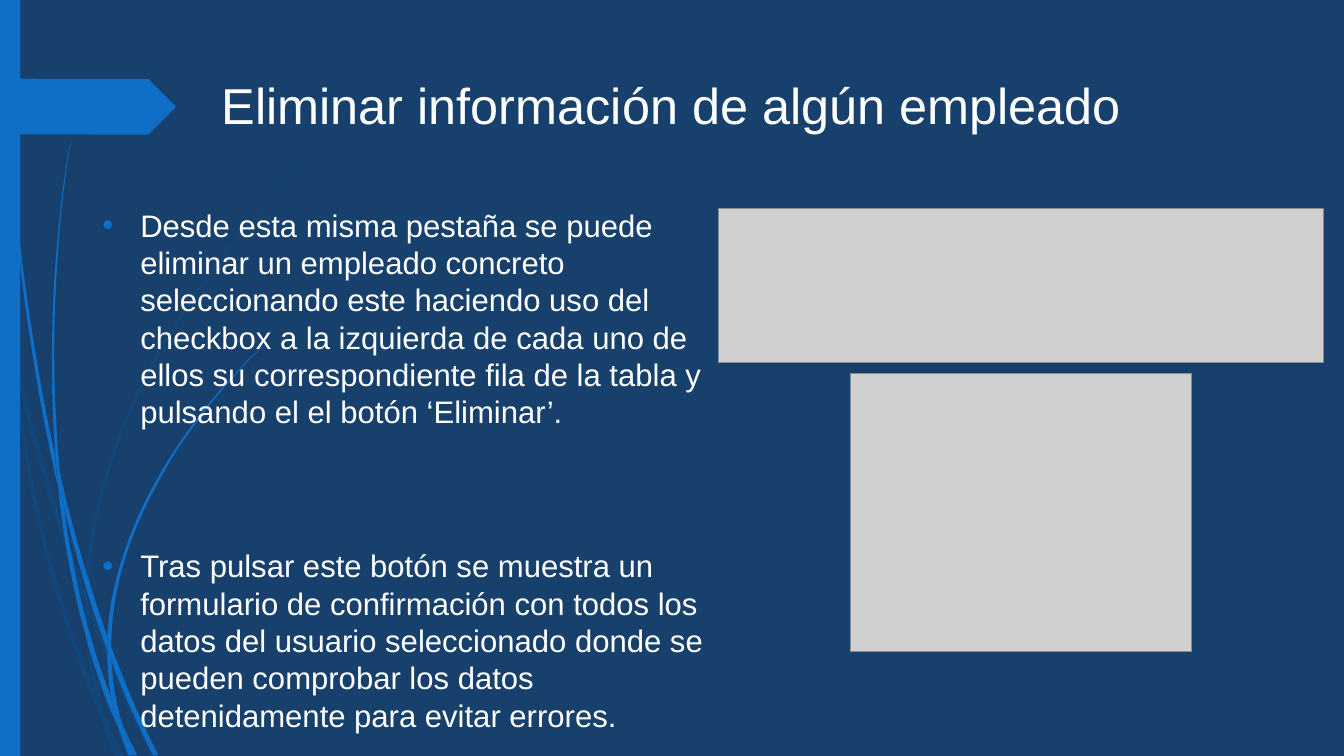
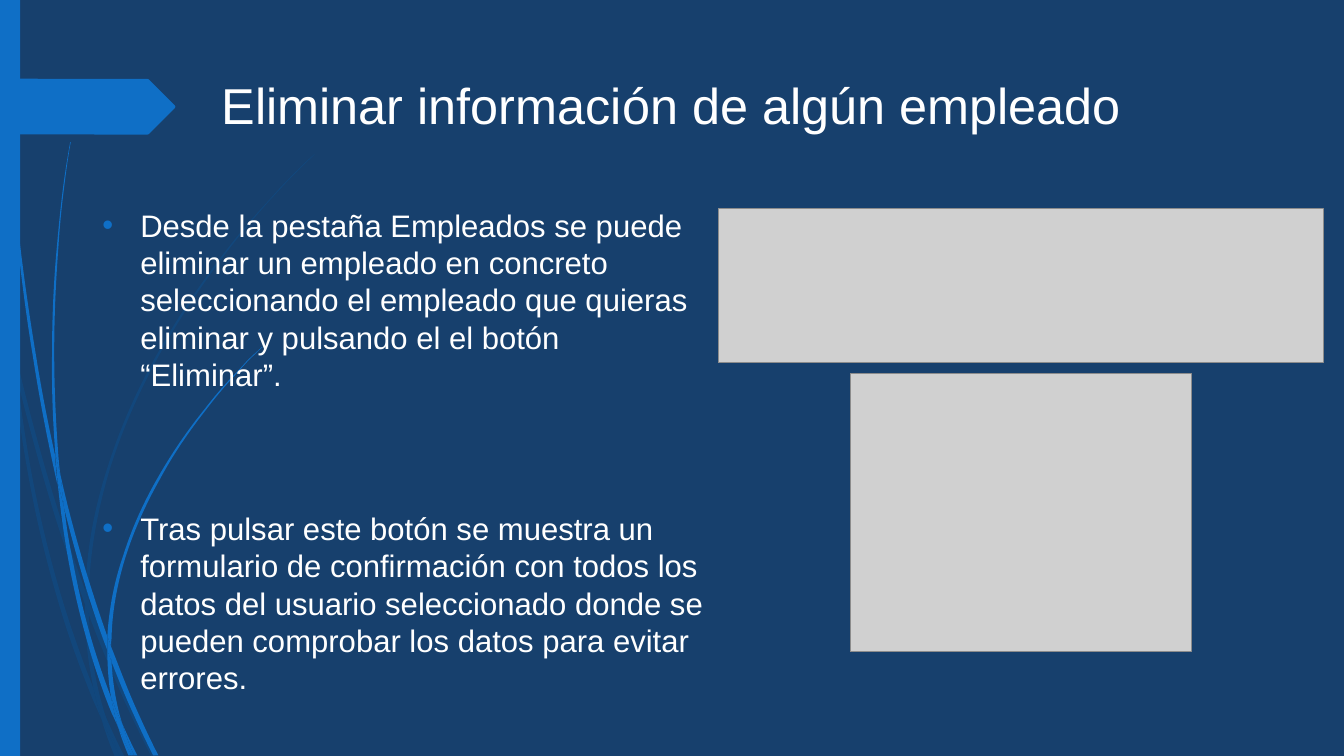
Before and after one commit to albertogmdev/ProyectoWebC-S, a slide deck: slide 6 of Presentación Web.pptx. Drawn at 1344x756 pixels with LibreOffice and Linux fonts; fonts in the diff are those of the drawing; grey boxes stand for pictures. Boxes give left, top, right and bottom in pixels: in the first picture for what was removed or moved away, otherwise in the second. Text is boxed around its words. In the diff, an @@ line names an element or a change of style, - is before the commit and + after.

```diff
--- a/Presentación Web.pptx
+++ b/Presentación Web.pptx
@@ text at (140, 214, 703, 690): text changed @@
-• Desde esta misma pestaña se puede eliminar un empleado concreto seleccionando este haciendo uso del checkbox a la izquierda de cada uno de ellos su correspondiente fila de la tabla y pulsando el el botón ‘Eliminar’.
-• Tras pulsar este botón se muestra un formulario de confirmación con todos los datos del usuario seleccionado donde se pueden comprobar los datos detenidamente para evitar errores.
+• Desde la pestaña Empleados se puede eliminar un empleado en concreto seleccionando el empleado que quieras eliminar y pulsando el el botón “Eliminar”.
+• Tras pulsar este botón se muestra un formulario de confirmación con todos los datos del usuario seleccionado donde se pueden comprobar los datos para evitar errores.
```
Also in this commit, not shown: 15 other slides changed.
